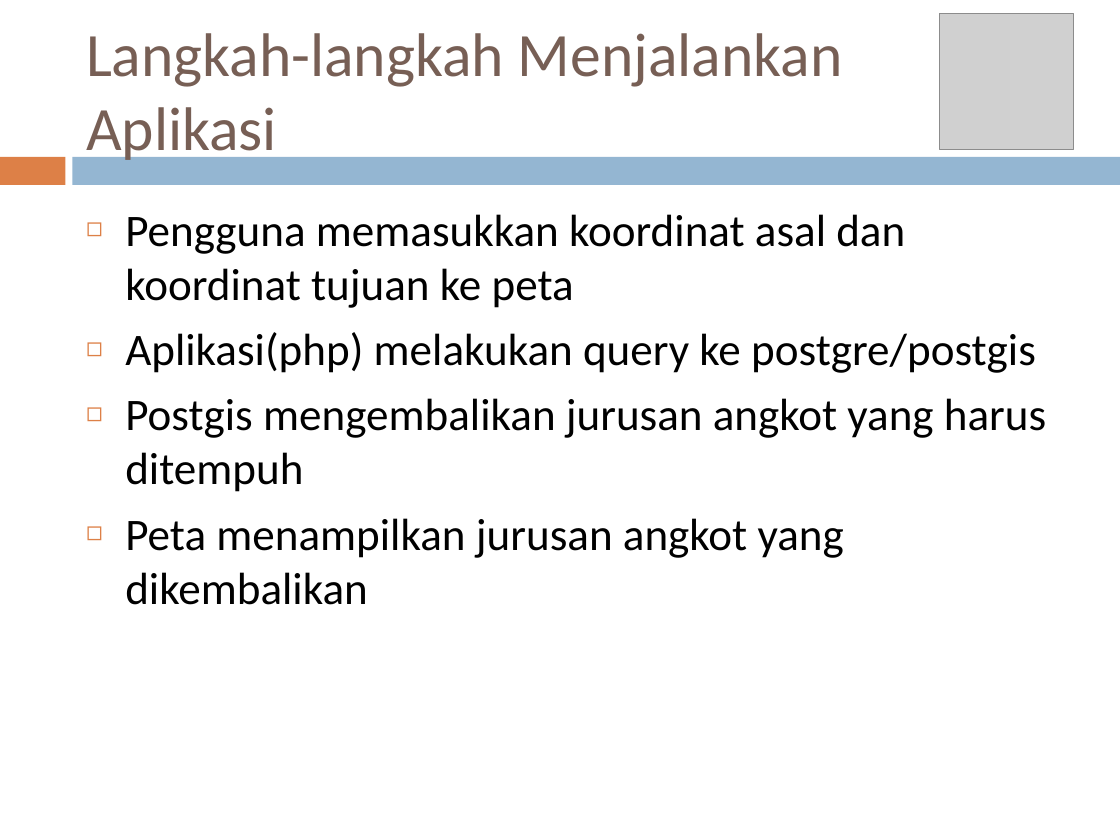
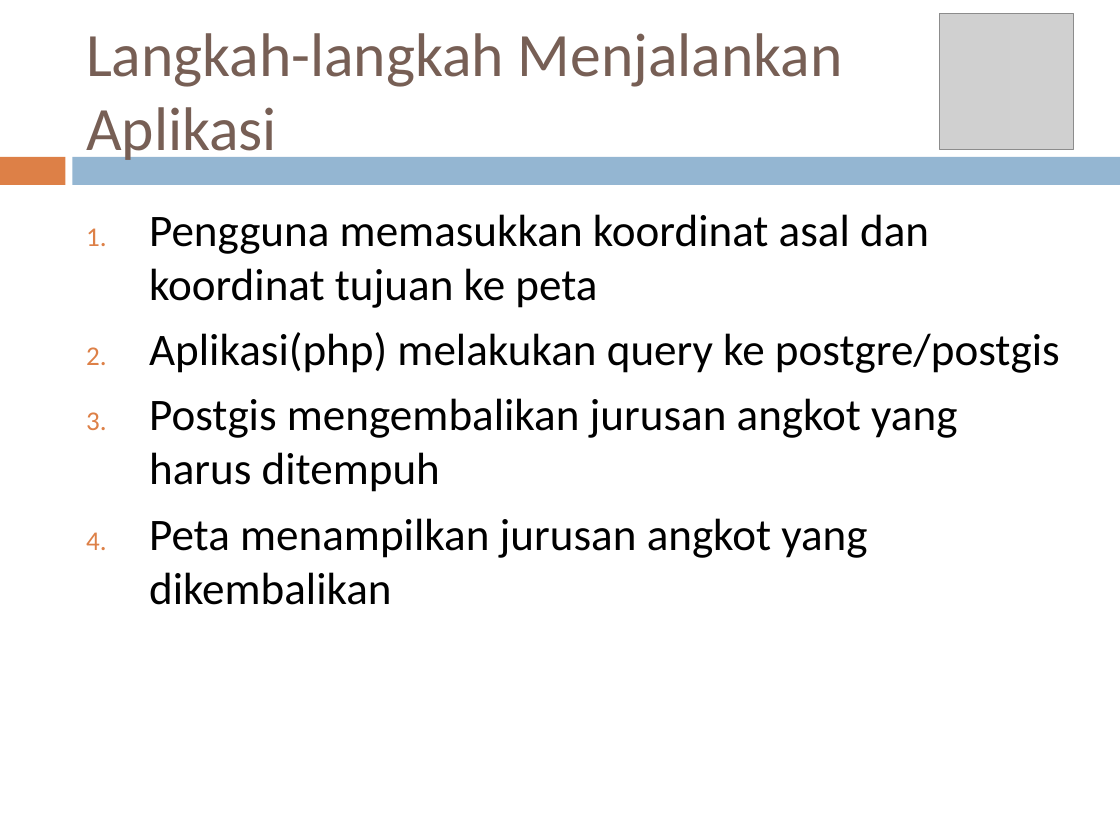
Before and after one commit to traphole/pdl_ruteangkot, a slide deck: slide 7 of Presentasi PDL.pptx (slide 6 before the commit). Drawn at 1120x840 pixels with LibreOffice and Linux fonts; fonts in the diff are those of the drawing; grey boxes stand for pictures. Boxes give left, top, right and bottom in pixels: in the first picture for what was removed or moved away, otherwise in the second. Text is boxed around its words. In the diff, an @@ line names an element or a change of style, - is before the commit and + after.

```diff
--- a/Presentasi PDL.pptx
+++ b/Presentasi PDL.pptx
@@ text "Pengguna memasukkan koordinat asal dan ..." at (149,214,1060,605): bullet ◻ to 1. @@
```
Also in this commit, not shown: 1 other slide changed, 1 slide added.
